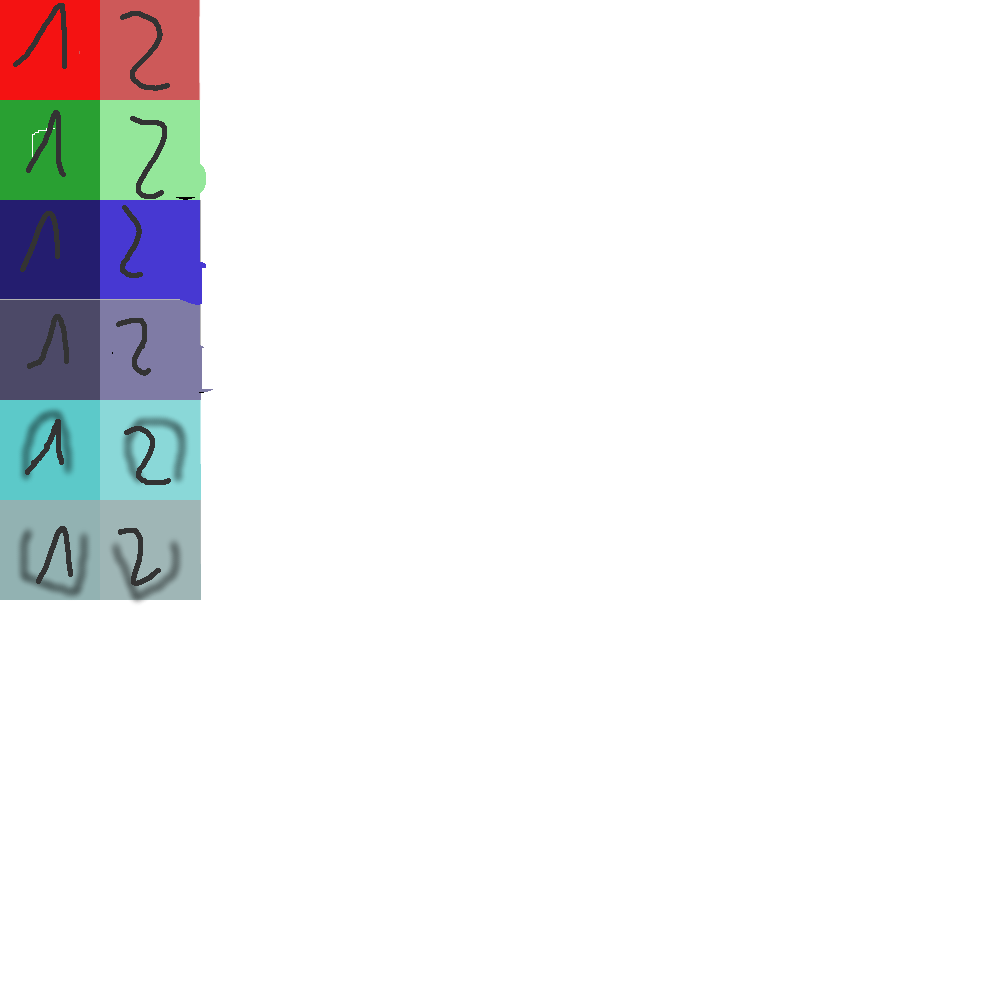
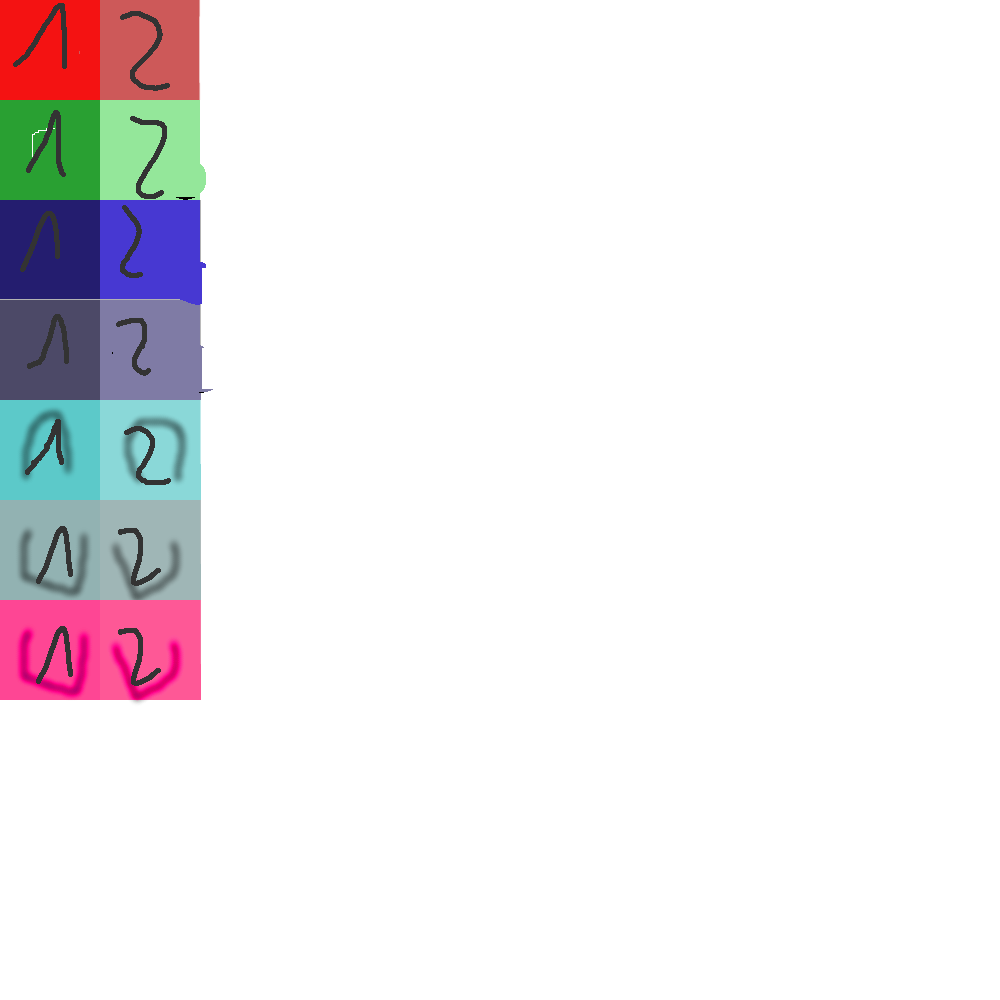
Layer changes from the first 1000 × 1000 image to the second:
added layer "Calque Copié" above "Arrière-plan" over [0, 600, 201, 706]
